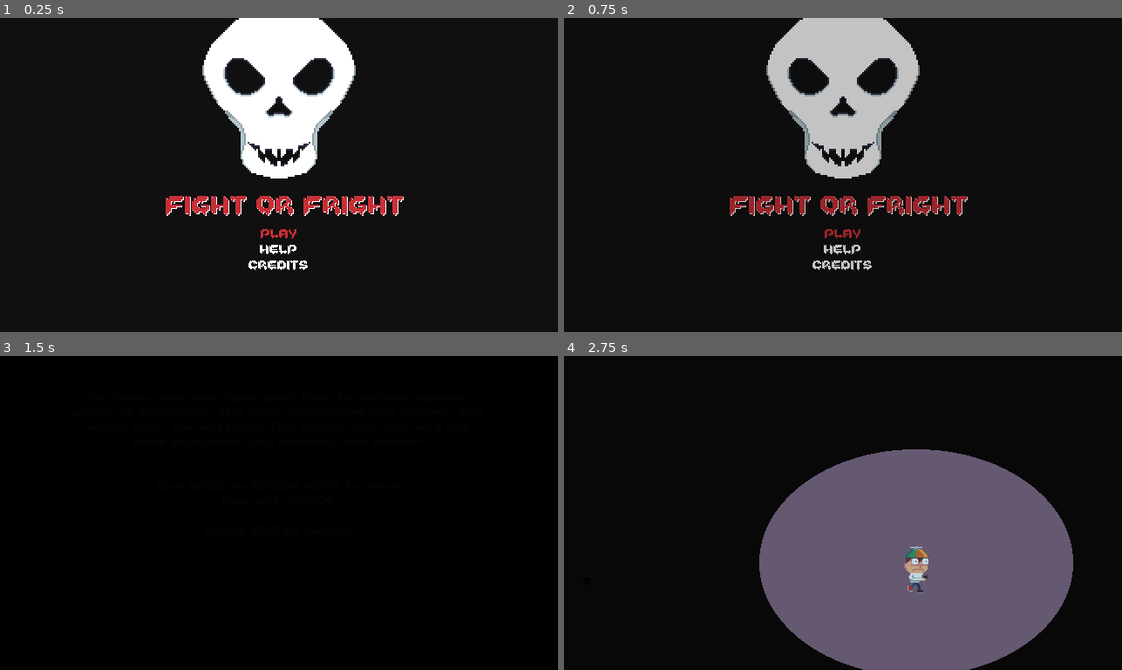
Above: before the commit, frames 1-4 (two rows, left to right).
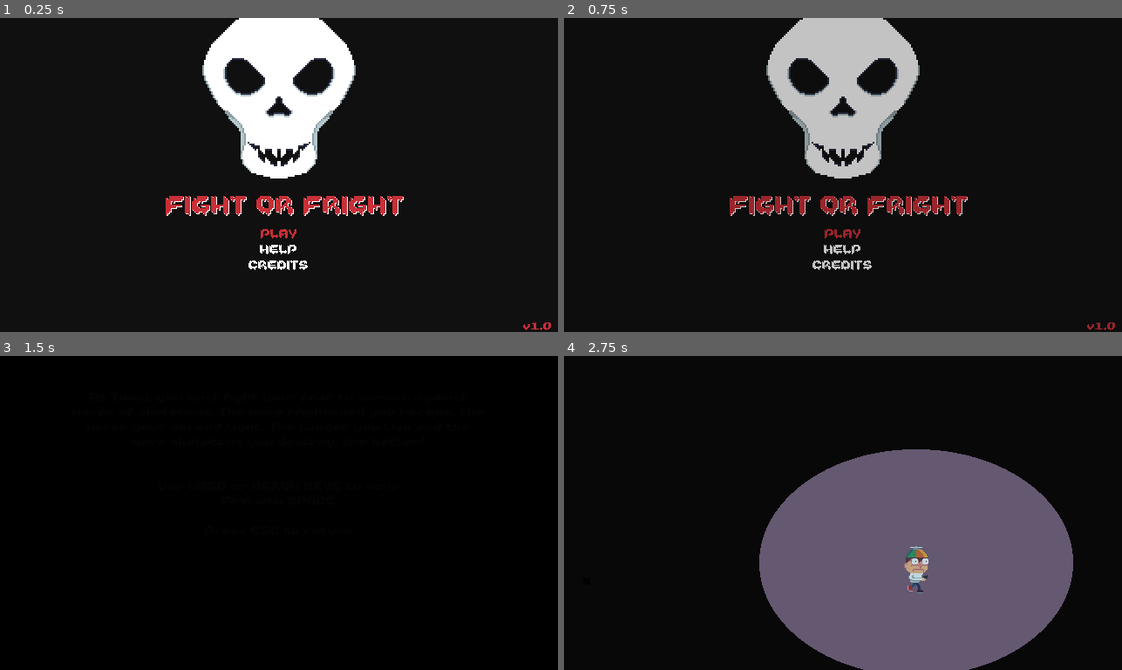
Above: after the commit, the same moments.

Repository: RustyMonky/fightOrFright
Game: Godot game, scene res://levels/title.tscn
Same seed, same stepped clock (60 frames per second), same inputs: the game is played once before the commit and once after it.
Inputs:
- Up to frame 1 (0.25 s): no input
- Up to frame 2 (0.75 s): tap Enter (ui_accept) at 0.5 s; hold Right (ui_right) from 0.53 s (still down); hold Space (ui_select) from 0.53 s (still down)
- Up to frame 3 (1.5 s): tap Enter (ui_accept) at 0.77, 0.8, 1.07, 1.35 s; release Right (ui_right) at 1.28 s; release Space (ui_select) at 1.28 s; hold Down (ui_down) from 1.28 s (still down)
- Up to frame 4 (2.75 s): tap Enter (ui_accept) at 1.52, 1.82, 2.3 s; tap Space (ui_select) at 1.55 s; release Down (ui_down) at 2.03 s; hold Right (ui_right) from 2.03 s (still down); hold Space (ui_select) from 2.03 s (still down)

The runs differ from the first frame. In frame 1, less than 0.1% of the frame differs, in the area x 93-99%, y 96-100%; in frame 2, less than 0.1%; in frame 3, less than 0.1%; in frame 4, nothing differs.

Commit message:
Adds release tag label to title scene

Diff:
--- a/levels/credits.tscn
+++ b/levels/credits.tscn
@@ -4,7 +4,7 @@
 [ext_resource path="res://assets/fonts/dynamicFonts/bloodshedHeader.tres" type="DynamicFont" id=2]
 [ext_resource path="res://assets/fonts/dynamicFonts/bloodshedOptions.tres" type="DynamicFont" id=3]
 
-[node name="credits" type="Control" index="0"]
+[node name="credits" type="Control"]
 
 anchor_left = 0.0
 anchor_top = 0.0
--- a/levels/gameover.tscn
+++ b/levels/gameover.tscn
@@ -5,7 +5,7 @@
 [ext_resource path="res://assets/fonts/dynamicFonts/bloodshedOptions.tres" type="DynamicFont" id=3]
 [ext_resource path="res://assets/sounds/effects/darkLongHits.wav" type="AudioStream" id=4]
 
-[node name="gameover" type="Control" index="0"]
+[node name="gameover" type="Control"]
 
 anchor_left = 0.0
 anchor_top = 0.0
--- a/levels/title.tscn
+++ b/levels/title.tscn
@@ -10,7 +10,7 @@
 [ext_resource path="res://assets/sounds/effects/darkLongHits.wav" type="AudioStream" id=8]
 [ext_resource path="res://levels/credits.tscn" type="PackedScene" id=9]
 
-[node name="title" type="Control"]
+[node name="title" type="Control" index="0"]
 
 anchor_left = 0.0
 anchor_top = 0.0
@@ -214,3 +214,25 @@
 
 visible = false
 _sections_unfolded = [ "Visibility" ]
+
+[node name="releaseLabel" type="Label" parent="." index="9"]
+
+anchor_left = 1.0
+anchor_top = 1.0
+anchor_right = 1.0
+anchor_bottom = 1.0
+margin_left = -40.0
+margin_top = -14.0
+rect_pivot_offset = Vector2( 0, 0 )
+rect_clip_content = false
+mouse_filter = 2
+mouse_default_cursor_shape = 0
+size_flags_horizontal = 1
+size_flags_vertical = 4
+custom_fonts/font = ExtResource( 3 )
+custom_colors/font_color = Color( 0.784314, 0.184314, 0.219608, 1 )
+text = "v1.0"
+percent_visible = 1.0
+lines_skipped = 0
+max_lines_visible = -1
+_sections_unfolded = [ "custom_colors", "custom_fonts" ]
